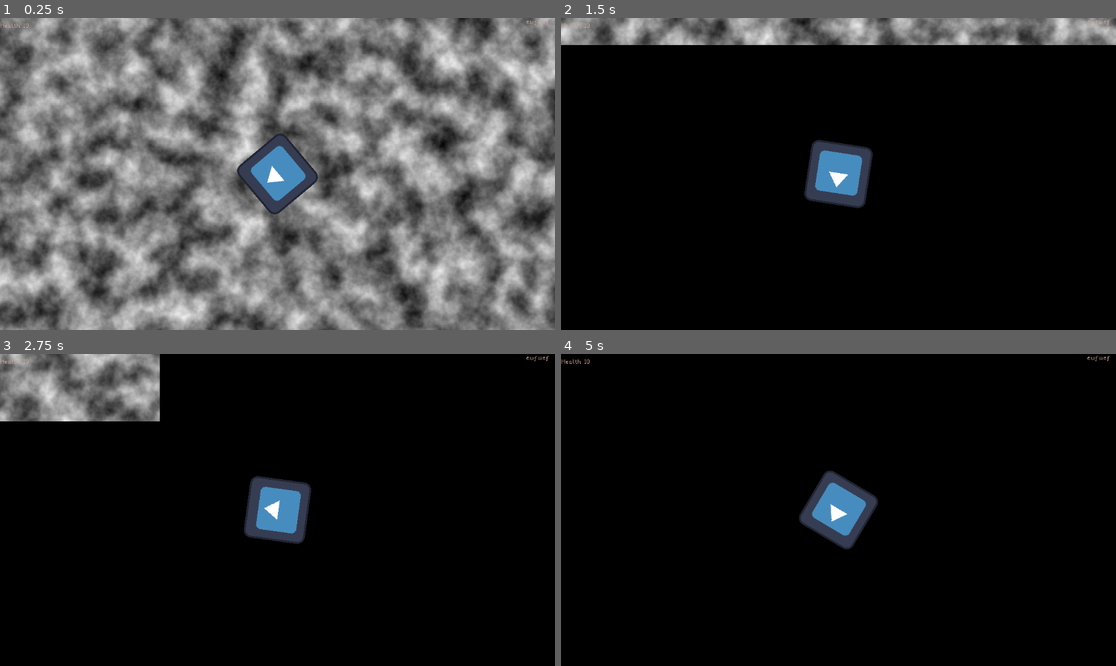
Above: before the commit, frames 1-4 (two rows, left to right).
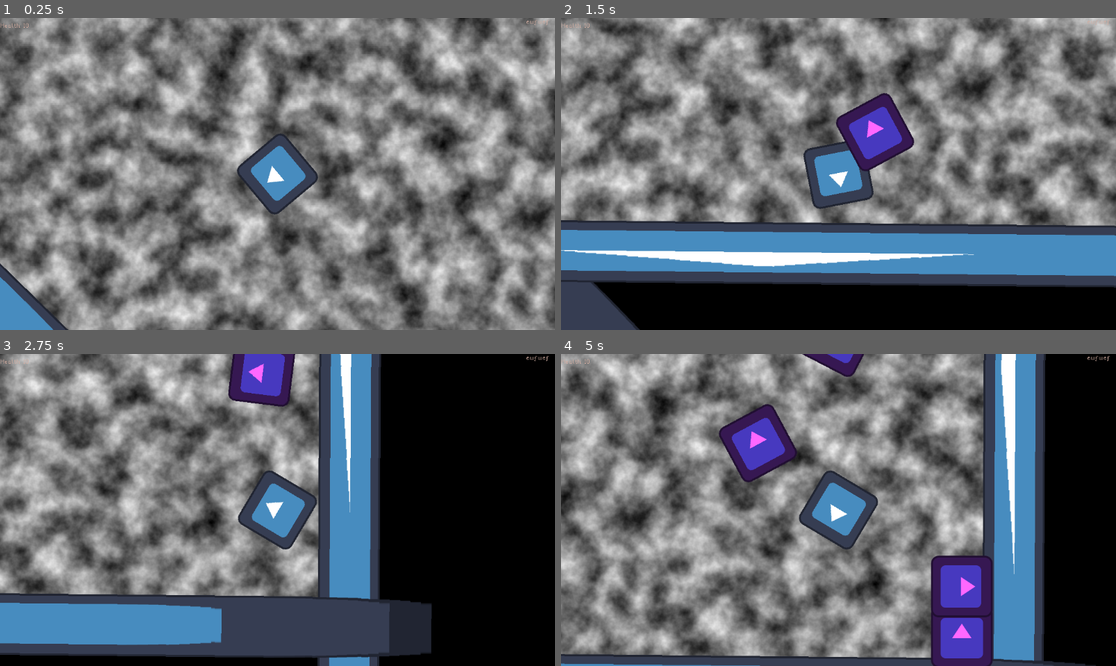
Above: after the commit, the same moments.

Repository: KayCat88/projecte_lliure_PTD
Game: Godot game, scene res://Nodes/Scene nodes/Levels/Tests/test.tscn
The game is run twice, just before and just after one commit, with the same random seed, the same clock (stepped at 60 frames per second) and the same inputs. The engine's default icon, where the game draws it, is replaced by a stand-in: a white triangle on a blue panel in a dark square.
Inputs (mouse positions are in pixels of both pictures, inside the frame that each line leads up to):
- Up to frame 1 (0.25 s): no input
- Up to frame 2 (1.5 s): tap Enter at 0.5 s; move the mouse to (960, 158) at 0.52 s; hold D (right) 0.53-1.28 s; right-click (960, 158) at 0.6 s; move the mouse to (727, 189) at 1.27 s; hold S (down) from 1.28 s (still down); right-click (727, 189) at 1.35 s
- Up to frame 3 (2.75 s): move the mouse to (333, 441) at 2.02 s; release S (down) at 2.03 s; hold D (right) from 2.03 s (still down); right-click (333, 441) at 2.1 s
- Up to frame 4 (5 s): move the mouse to (810, 572) at 2.77 s; release D (right) at 2.78 s; hold W (up) 2.78-3.53 s; right-click (810, 572) at 2.85 s; move the mouse to (1005, 556) at 3.52 s; hold A (left) from 3.53 s (still down); right-click (1005, 556) at 3.6 s; move the mouse to (672, 463) at 4.27 s; right-click (672, 463) at 4.35 s

The runs differ from the first frame. In frame 1, 1.3% of the frame differs, in the area x 0-13%, y 78-100%; in frame 2, 82%; in frame 3, 65%; in frame 4, 85%, in the area x 0-97%, y 0-100%.

Commit message:
Afegit material de dimarts

Diff:
--- /dev/null
+++ b/Projecte Lliure PTD/Nodes/Entity nodes/Environment/static_body_2d.tscn
@@ -0,0 +1,18 @@
+[gd_scene load_steps=3 format=3 uid="uid://c1tk1m8jn6gy7"]
+
+[ext_resource type="Texture2D" uid="uid://dut5abytxlggk" path="res://icon.svg" id="1_uklex"]
+
+[sub_resource type="RectangleShape2D" id="RectangleShape2D_8o6q7"]
+size = Vector2(422, 125)
+
+[node name="StaticBody2D" type="AnimatableBody2D"]
+collision_layer = 2
+collision_mask = 13
+
+[node name="Icon" type="Sprite2D" parent="."]
+scale = Vector2(3.28, 1)
+texture = ExtResource("1_uklex")
+
+[node name="CollisionShape2D" type="CollisionShape2D" parent="."]
+position = Vector2(0, 0.5)
+shape = SubResource("RectangleShape2D_8o6q7")
--- /dev/null
+++ b/Projecte Lliure PTD/Nodes/Entity nodes/Player/ball.tscn
@@ -0,0 +1,32 @@
+[gd_scene load_steps=5 format=3 uid="uid://dyp72d2s8hhtb"]
+
+[ext_resource type="Script" path="res://Scripts/Player/ball.gd" id="1_5g5p2"]
+[ext_resource type="Texture2D" uid="uid://dut5abytxlggk" path="res://icon.svg" id="2_em46n"]
+
+[sub_resource type="CircleShape2D" id="CircleShape2D_rxiaq"]
+radius = 44.87
+
+[sub_resource type="CircleShape2D" id="CircleShape2D_ik1iy"]
+radius = 76.0592
+
+[node name="ball" type="CharacterBody2D"]
+collision_layer = 4
+collision_mask = 10
+script = ExtResource("1_5g5p2")
+
+[node name="Icon" type="Sprite2D" parent="."]
+self_modulate = Color(1, 0.403922, 1, 1)
+texture = ExtResource("2_em46n")
+
+[node name="CollisionShape2D" type="CollisionShape2D" parent="."]
+shape = SubResource("CircleShape2D_rxiaq")
+
+[node name="Area2D" type="Area2D" parent="."]
+collision_layer = 4
+collision_mask = 2
+monitorable = false
+
+[node name="CollisionShape2D" type="CollisionShape2D" parent="Area2D"]
+shape = SubResource("CircleShape2D_ik1iy")
+
+[connection signal="body_entered" from="Area2D" to="." method="_on_area_2d_body_entered"]
--- a/Projecte Lliure PTD/Nodes/Entity nodes/Player/player.tscn
+++ b/Projecte Lliure PTD/Nodes/Entity nodes/Player/player.tscn
@@ -7,6 +7,7 @@
 size = Vector2(127, 127)
 
 [node name="Player" type="CharacterBody2D" node_paths=PackedStringArray("camera")]
+collision_mask = 18
 script = ExtResource("1_cc63b")
 camera = NodePath("Camera2D")
 
@@ -18,16 +19,7 @@
 shape = SubResource("RectangleShape2D_s1y7x")
 
 [node name="ShotPoint" type="Marker2D" parent="."]
-position = Vector2(8, 0)
+position = Vector2(131, 0)
 gizmo_extents = 34.1
 
-[node name="Offset" type="Marker2D" parent="."]
-position = Vector2(1, 0)
-gizmo_extents = 34.1
-
-[node name="Hurt_Box" type="Area2D" parent="."]
-
-[node name="CollisionShape2D2" type="CollisionShape2D" parent="Hurt_Box"]
-shape = SubResource("RectangleShape2D_s1y7x")
-
 [node name="Camera2D" type="Camera2D" parent="."]
--- a/Projecte Lliure PTD/Nodes/Scene nodes/Levels/Tests/test.tscn
+++ b/Projecte Lliure PTD/Nodes/Scene nodes/Levels/Tests/test.tscn
@@ -1,7 +1,8 @@
-[gd_scene load_steps=7 format=3 uid="uid://cnjvf8p2nji8f"]
+[gd_scene load_steps=8 format=3 uid="uid://cnjvf8p2nji8f"]
 
 [ext_resource type="PackedScene" uid="uid://dakbbhvyuxtii" path="res://Nodes/Entity nodes/Player/player.tscn" id="1_6bkv6"]
 [ext_resource type="Texture2D" uid="uid://dut5abytxlggk" path="res://icon.svg" id="1_ywtvc"]
+[ext_resource type="PackedScene" uid="uid://c1tk1m8jn6gy7" path="res://Nodes/Entity nodes/environment/static_body_2d.tscn" id="4_u8h0l"]
 [ext_resource type="PackedScene" uid="uid://2kg8s2ikkjga" path="res://Nodes/Entity nodes/UI/interface.tscn" id="7_tm0fe"]
 
 [sub_resource type="FastNoiseLite" id="FastNoiseLite_d85iu"]
@@ -41,4 +42,29 @@
 [node name="Score" parent="INTERFACE" index="1"]
 script = null
 
+[node name="StaticBody2D" parent="." instance=ExtResource("4_u8h0l")]
+position = Vector2(-272, 753)
+rotation = -1.56552
+scale = Vector2(6.6414, 1)
+
+[node name="StaticBody2D5" parent="." instance=ExtResource("4_u8h0l")]
+position = Vector2(-272, 753)
+rotation = -2.36796
+scale = Vector2(6.6414, 1)
+
+[node name="StaticBody2D2" parent="." instance=ExtResource("4_u8h0l")]
+position = Vector2(2153, 766)
+rotation = -1.56552
+scale = Vector2(6.6414, 1)
+
+[node name="StaticBody2D3" parent="." instance=ExtResource("4_u8h0l")]
+position = Vector2(927, 1429)
+rotation = -3.13172
+scale = Vector2(6.6414, 1)
+
+[node name="StaticBody2D4" parent="." instance=ExtResource("4_u8h0l")]
+position = Vector2(934, -339)
+rotation = -3.13172
+scale = Vector2(6.6414, 1)
+
 [editable path="INTERFACE"]
--- /dev/null
+++ b/Projecte Lliure PTD/Scripts/Player/ball.gd
@@ -0,0 +1,31 @@
+extends CharacterBody2D
+
+
+var initial_speed = 150
+var speed_loss = 15
+var speed : float
+var direction : Vector2
+# Get the gravity from the project settings to be synced with RigidBody nodes.
+
+func _ready():
+	speed = initial_speed
+
+func _physics_process(delta):
+	handle_movement()
+	move_and_slide()
+	handle_bounces()
+
+func handle_movement():
+	direction = Vector2(cos(rotation), sin(rotation))
+	velocity.x = speed*direction.x
+	velocity.y = speed*direction.y
+
+func handle_bounces():
+	pass
+
+
+
+
+
+func _on_area_2d_body_entered(body):
+	rotation = get_floor_angle()
--- a/Projecte Lliure PTD/Scripts/Player/player.gd
+++ b/Projecte Lliure PTD/Scripts/Player/player.gd
@@ -2,8 +2,8 @@
 
 #constants
 var SPEED = 1000.0
-@export var ACCELERATION = 100
-@export var DECELERATION = 100
+@export var ACCELERATION = 122.2
+@export var DECELERATION = 122.2
 
 #variables
 var rotation_smoothing : Vector2
@@ -11,7 +11,7 @@
 var health = 10
 
 
-var movement_rotational_offset : Vector2
+var direction : Vector2
 var damage = 1
 
 #nodes
@@ -19,12 +19,12 @@
 @onready var shot_point: Marker2D = $ShotPoint
 
 
-@onready var offset: Marker2D = $Offset
+
 
 
 
 #scenes
-
+var ball = preload("res://Nodes/Entity nodes/Player/ball.tscn")
 
 func _process(delta: float) -> void:
 
@@ -42,32 +42,27 @@
 
 	handle_direction()
 
-
-
-
-
 	handle_shooting()
 
 	move_and_slide()
 
 func handle_movement():
-	movement_rotational_offset = offset.global_position - position
+	direction = Vector2(cos(rotation), sin(rotation))
 
 	var hor_input = Input.get_axis("left", "right")
 	var ver_input = Input.get_axis("down", "up")
-	print(movement_rotational_offset)
+
 
 	if ver_input:
-		print(ver_input)
-		velocity.x = move_toward(velocity.x, SPEED*ver_input*movement_rotational_offset.x, ACCELERATION)
-		velocity.y = move_toward(velocity.y, SPEED*ver_input*movement_rotational_offset.y, ACCELERATION)
+		velocity.x = move_toward(velocity.x, SPEED*ver_input*direction.x, ACCELERATION)
+		velocity.y = move_toward(velocity.y, SPEED*ver_input*direction.y, ACCELERATION)
 	elif !hor_input and !ver_input:
 		velocity.y = move_toward(velocity.y, 0, DECELERATION)
 		velocity.x = move_toward(velocity.x, 0, DECELERATION)
 
 	if hor_input:
-		velocity.x = move_toward(velocity.x, SPEED*hor_input*-movement_rotational_offset.y, ACCELERATION)
-		velocity.y = move_toward(velocity.y, SPEED*hor_input*movement_rotational_offset.x, ACCELERATION)
+		velocity.x = move_toward(velocity.x, SPEED*hor_input*-direction.y, ACCELERATION)
+		velocity.y = move_toward(velocity.y, SPEED*hor_input*direction.x, ACCELERATION)
 	elif !hor_input and !ver_input:
 		velocity.y = move_toward(velocity.y, 0, DECELERATION)
 		velocity.x = move_toward(velocity.x, 0, DECELERATION)
@@ -83,19 +78,10 @@
 		attack_cooldown = 0.5
 		await  get_tree().create_timer(0.3).timeout
 
-		#var bullet_instance = bullet.instantiate()
-		#get_parent().add_child(bullet_instance)
-		#bullet_instance.global_position = shot_point.global_position
-		#bullet_instance.rotation = rotation
-		#bullet_instance.scale = Vector2(size, size)
-		#bullet_instance.direction = movement_rotational_offset
-
-
-
-
-
-
-
+		var ball_instance = ball.instantiate()
+		get_parent().add_child(ball_instance)
+		ball_instance.global_position = shot_point.global_position
+		ball_instance.rotation = rotation
 
 
 
--- a/Projecte Lliure PTD/project.godot
+++ b/Projecte Lliure PTD/project.godot
@@ -18,6 +18,10 @@
 [display]
 
 window/size/mode=2
+
+[dotnet]
+
+project/assembly_name="Projecte Lliure PTD"
 
 [file_customization]
 
@@ -119,6 +123,14 @@
 ]
 }
 
+[layer_names]
+
+2d_physics/layer_1="Player"
+2d_physics/layer_2="Walls"
+2d_physics/layer_3="Ball"
+2d_physics/layer_4="Enemies"
+2d_physics/layer_5="Hazards"
+
 [rendering]
 
 textures/canvas_textures/default_texture_filter=0
